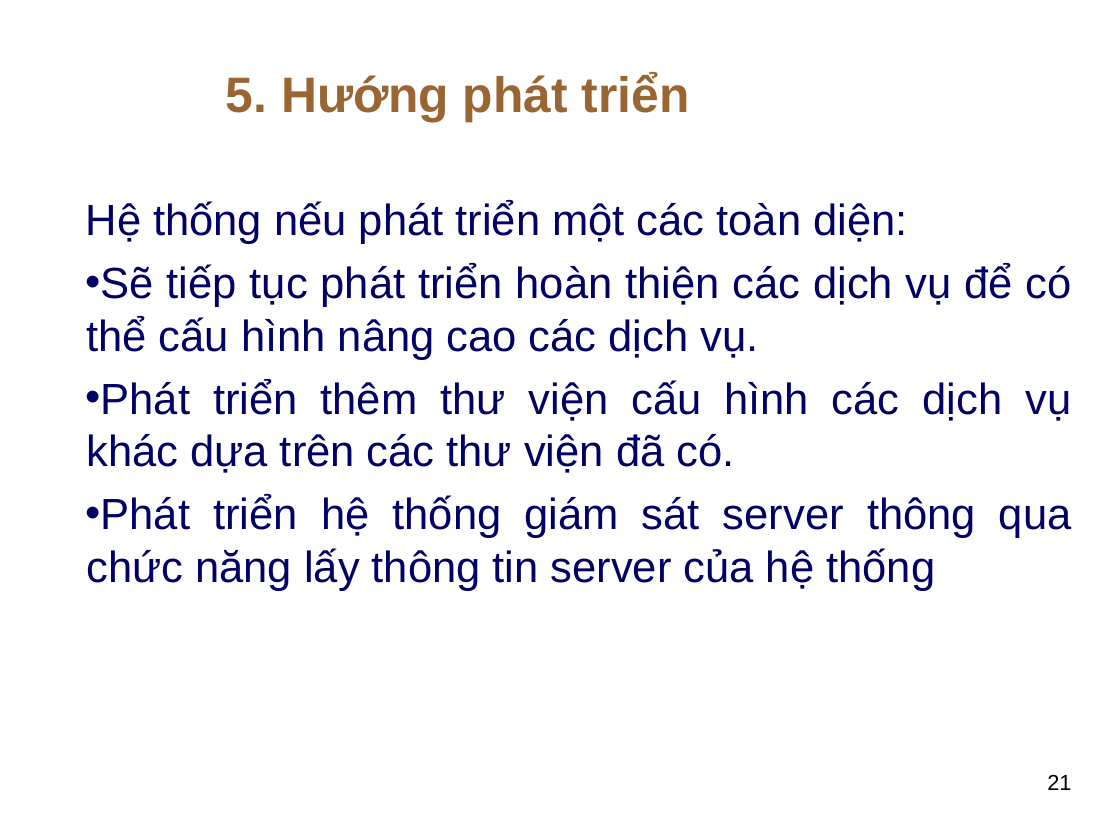
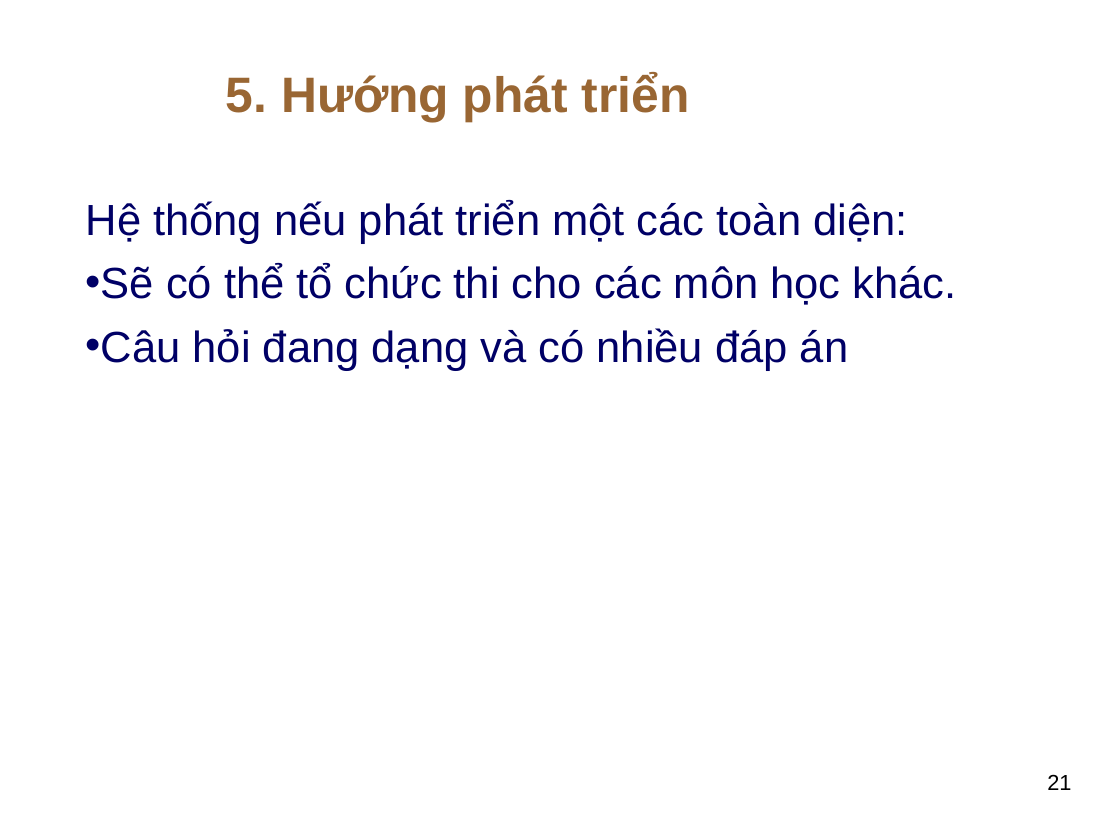
Before and after one commit to thuhuynh4393/testfrontend, a slide deck: slide 21 of Thu HUynh - SLide bao cao.ppt. Drawn at 1120x840 pixels with LibreOffice and Linux fonts; fonts in the diff are those of the drawing; background and template pictures are left out. Boxes give left, top, right and bottom in pixels: in the first picture for what was removed or moved away, otherwise in the second. Text is boxed around its words. In the diff, an @@ line names an element or a change of style, - is before the commit and + after.

```diff
--- a/Thu HUynh - SLide bao cao.ppt
+++ b/Thu HUynh - SLide bao cao.ppt
@@ text at [86,263,957,371]: text changed @@
-  • Sẽ tiếp tục phát triển hoàn thiện các dịch vụ để có thể cấu hình nâng cao các dịch vụ.
-  • Phát triển thêm thư viện cấu hình các dịch vụ khác dựa trên các thư viện đã có.
-  • Phát triển hệ thống giám sát server thông qua chức năng lấy thông tin server của hệ thống
+  • Sẽ có thể tổ chức thi cho các môn học khác.
+  • Câu hỏi đang dạng và có nhiều đáp án
```
Also in this commit, not shown: 12 other slides changed, 1 other file.
